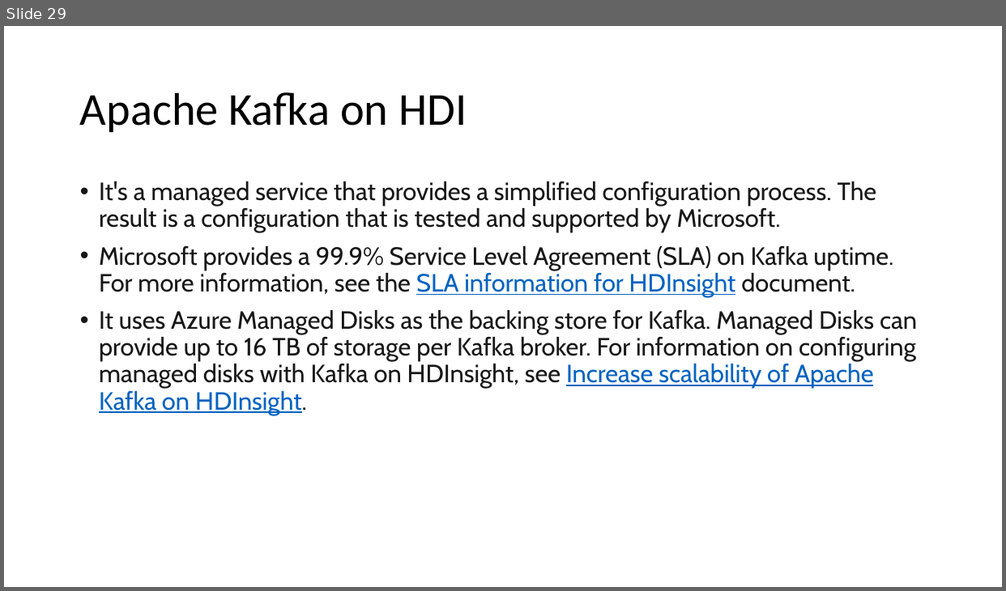
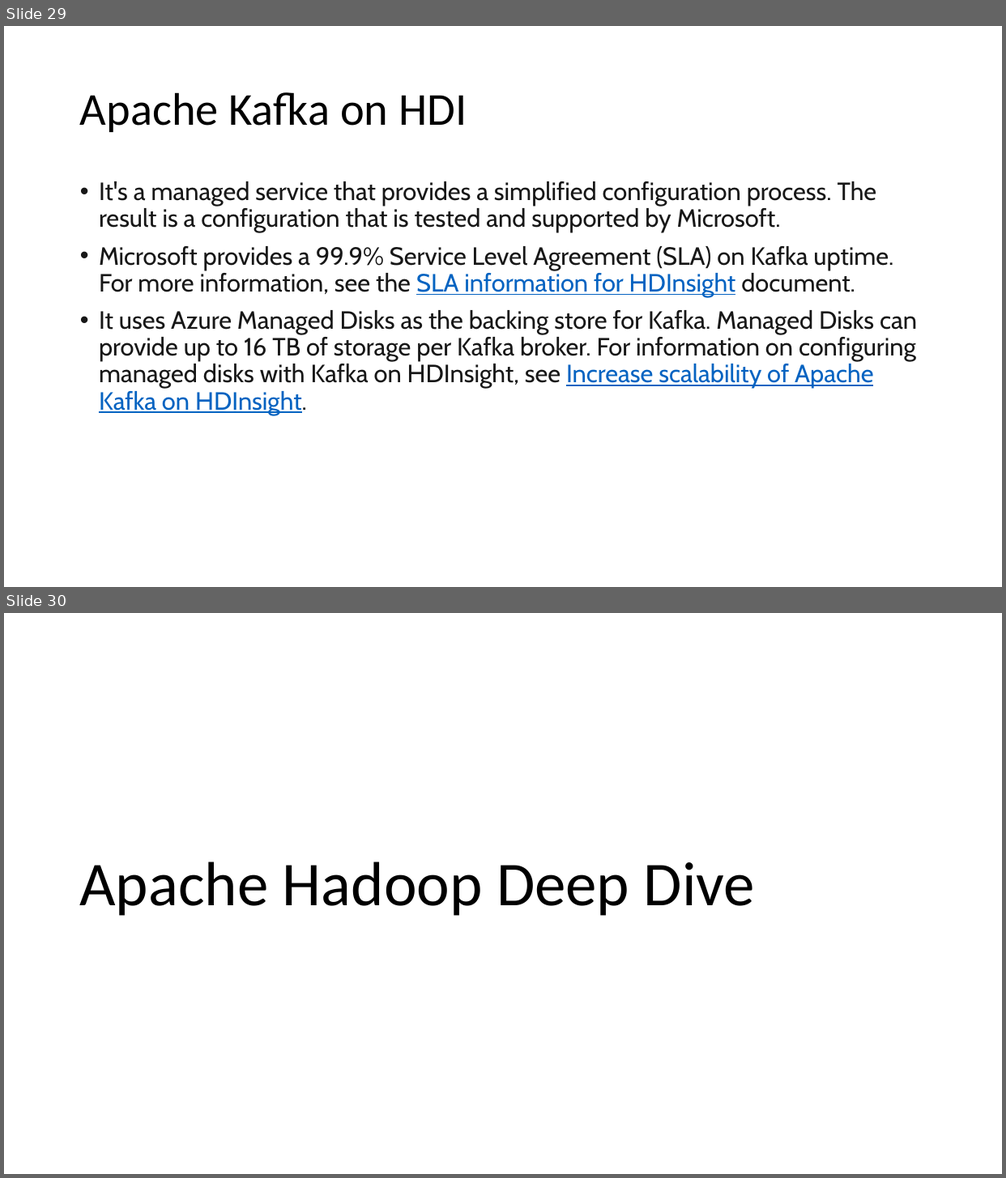
Before and after one commit to imcuteani/Azure_Big_Data_Training, a slide deck: Slides/Big Data Overview.pptx. Shown one above the other, each under a label of ours: slide 29 before the commit, slides 29 and 30 after it. The pictures are 1006x591 and 1006x1178 pixels, drawn with LibreOffice and Linux fonts; fonts in the diff are those of the drawing. Boxes give left, top, right and bottom in pixels: in the first picture for what was removed or moved away, otherwise in the second. Text is boxed around its words. In the diff, an @@ line names an element or a change of style, - is before the commit and + after.

```diff
--- a/Slides/Big Data Overview.pptx
+++ b/Slides/Big Data Overview.pptx
@@ slide 30 added at <box>4,613,1002,1174</box>, background #FFFFFF @@
@@ title added at <box>79,862,755,916</box>, 60 pt, text #000000 @@
+Apache Hadoop Deep Dive
```
Also in this commit, not shown: 19 other slides added, 22 other files.
